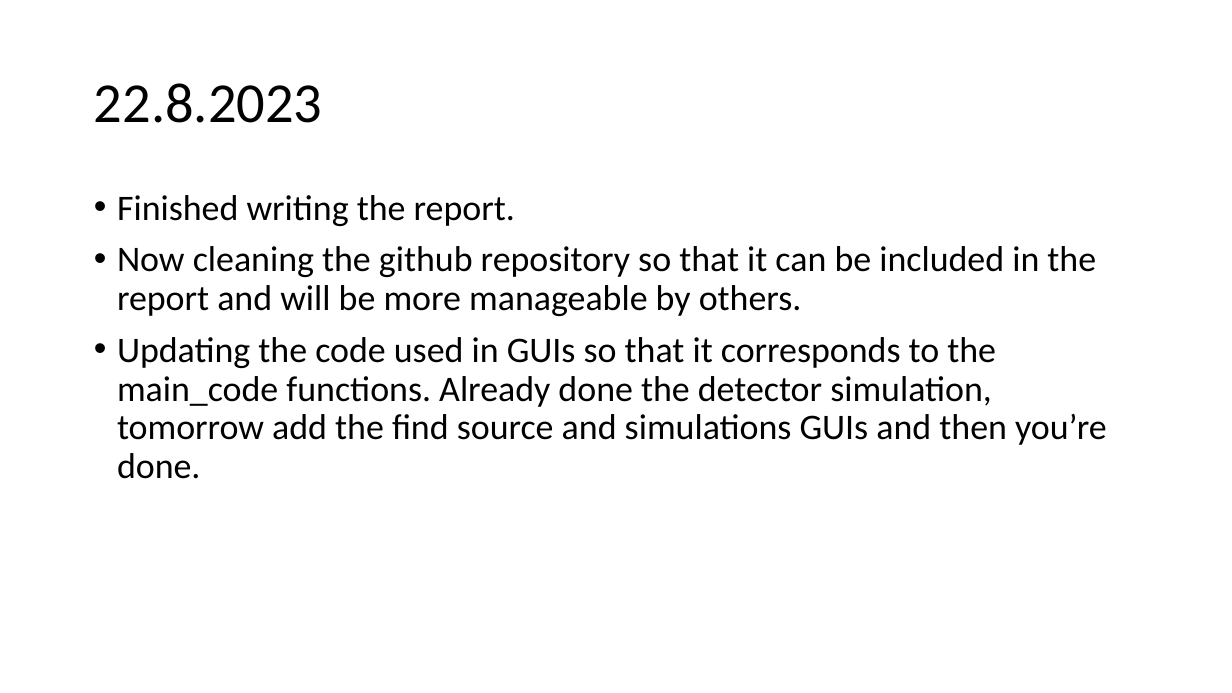
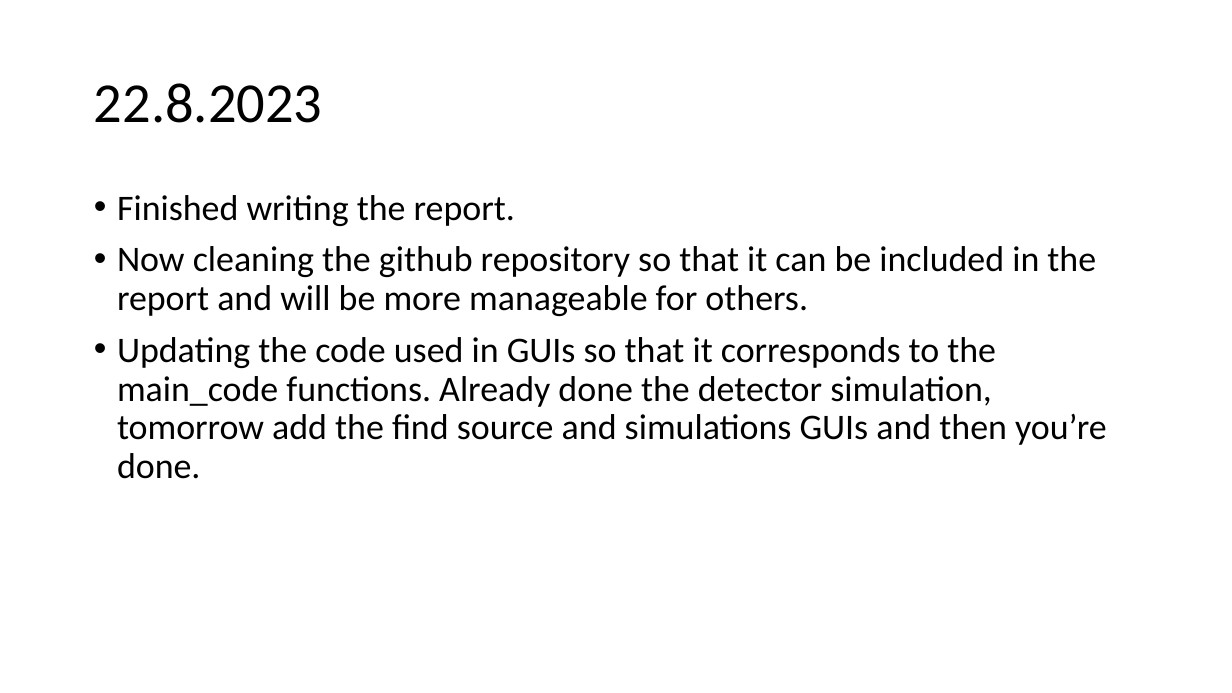
Before and after one commit to urhtrinko/DroneRadioactivity_student_job, a slide deck: slide 85 of work_diary.pptx. Drawn at 1232x693 pixels with LibreOffice and Linux fonts; fonts in the diff are those of the drawing. Boxes give left, top, right and bottom in pixels: in the first picture for what was removed or moved away, otherwise in the second. Text is boxed around its words. In the diff, an @@ line names an element or a change of style, - is before the commit and + after.

```diff
--- a/work_diary.pptx
+++ b/work_diary.pptx
@@ text at (x1=117, y1=246, x2=1096, y2=316): text changed @@
-• Now cleaning the github repository so that it can be included in the report and will be more manageable by others.
+• Now cleaning the github repository so that it can be included in the report and will be more manageable for others.
```
Also in this commit, not shown: 1 other slide changed.
